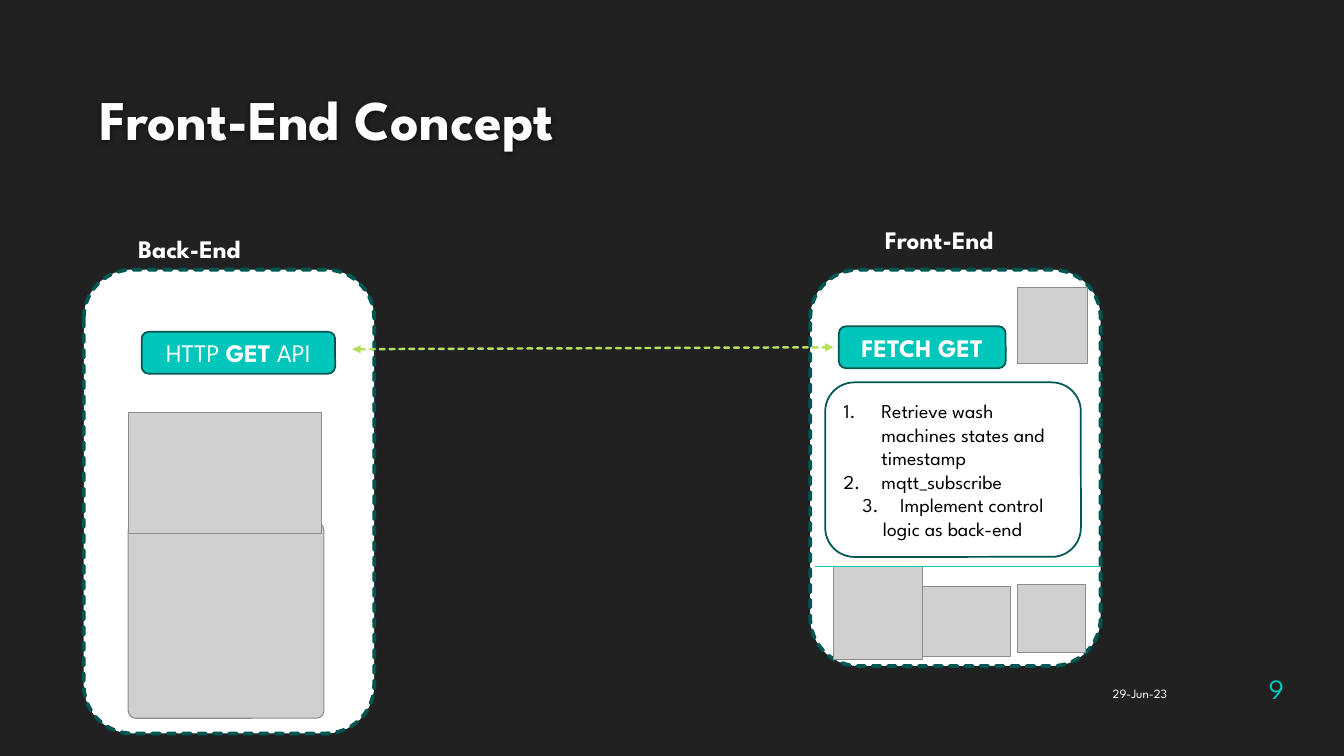
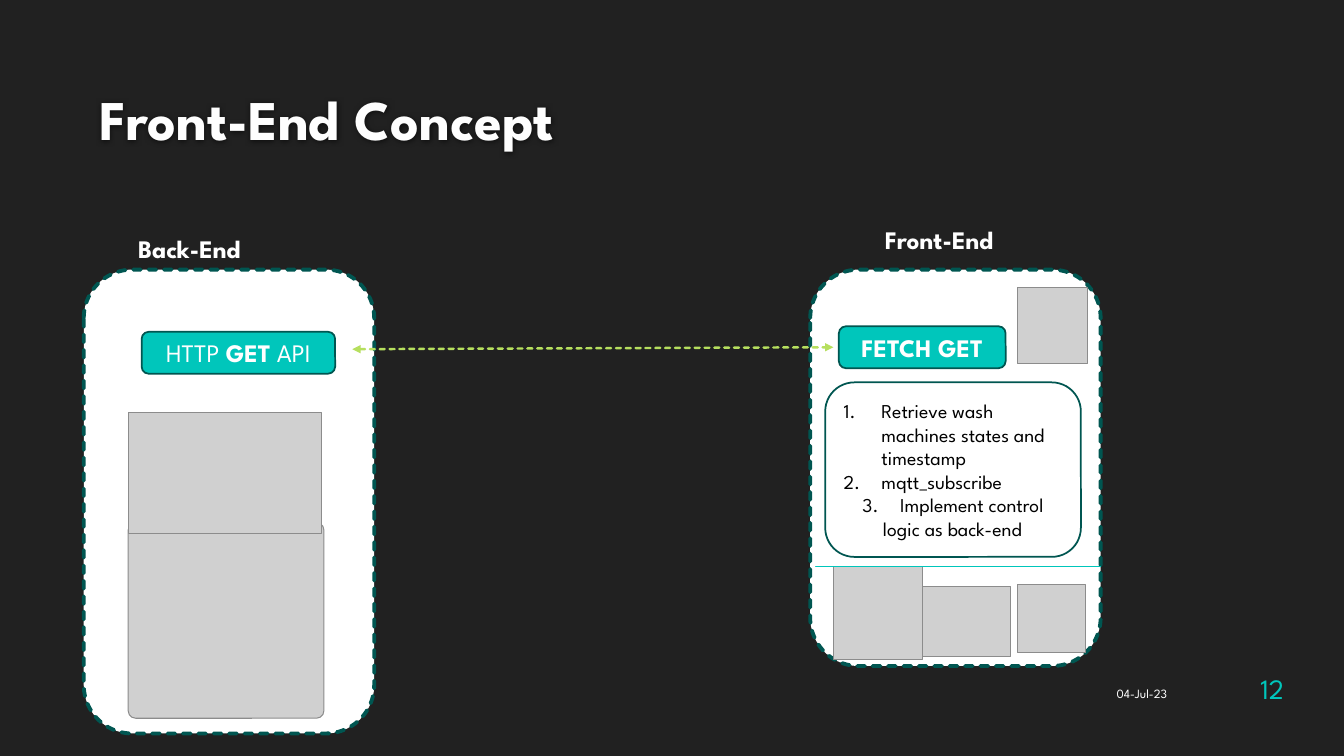
Before and after one commit to stevpla/smart-sustainable-wash-machines-monitoring-app, a slide deck: slide 12 of Wash_Machines_Live_Monitoring_Service_ppt.pptx (slide 9 before the commit). Drawn at 1344x756 pixels with LibreOffice and Linux fonts; fonts in the diff are those of the drawing; grey boxes stand for pictures; background and template pictures are left out. Boxes give left, top, right and bottom in pixels: in the first picture for what was removed or moved away, otherwise in the second. Text is boxed around its words. In the diff, an @@ line names an element or a change of style, - is before the commit and + after.

```diff
--- a/Wash_Machines_Live_Monitoring_Service_ppt.pptx
+++ b/Wash_Machines_Live_Monitoring_Service_ppt.pptx
@@ text at (x1=1117, y1=689, x2=1167, y2=698): text changed @@
-29-Jun-23
+04-Jul-23
@@ page number at (x1=1260, y1=680, x2=1284, y2=699): text changed @@
-9
+12
```
Also in this commit, not shown: 9 other slides changed, 3 slides added.
